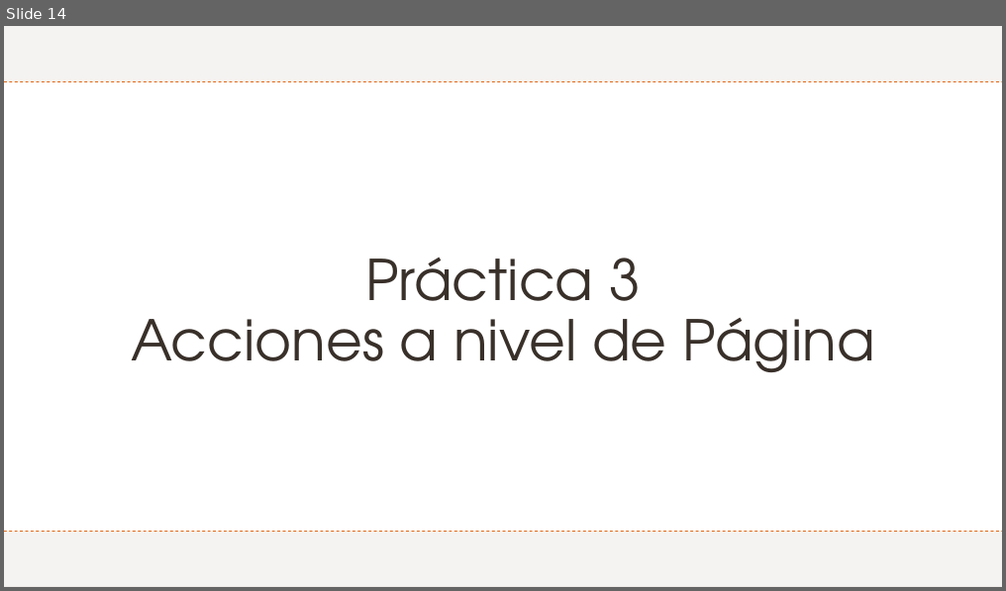
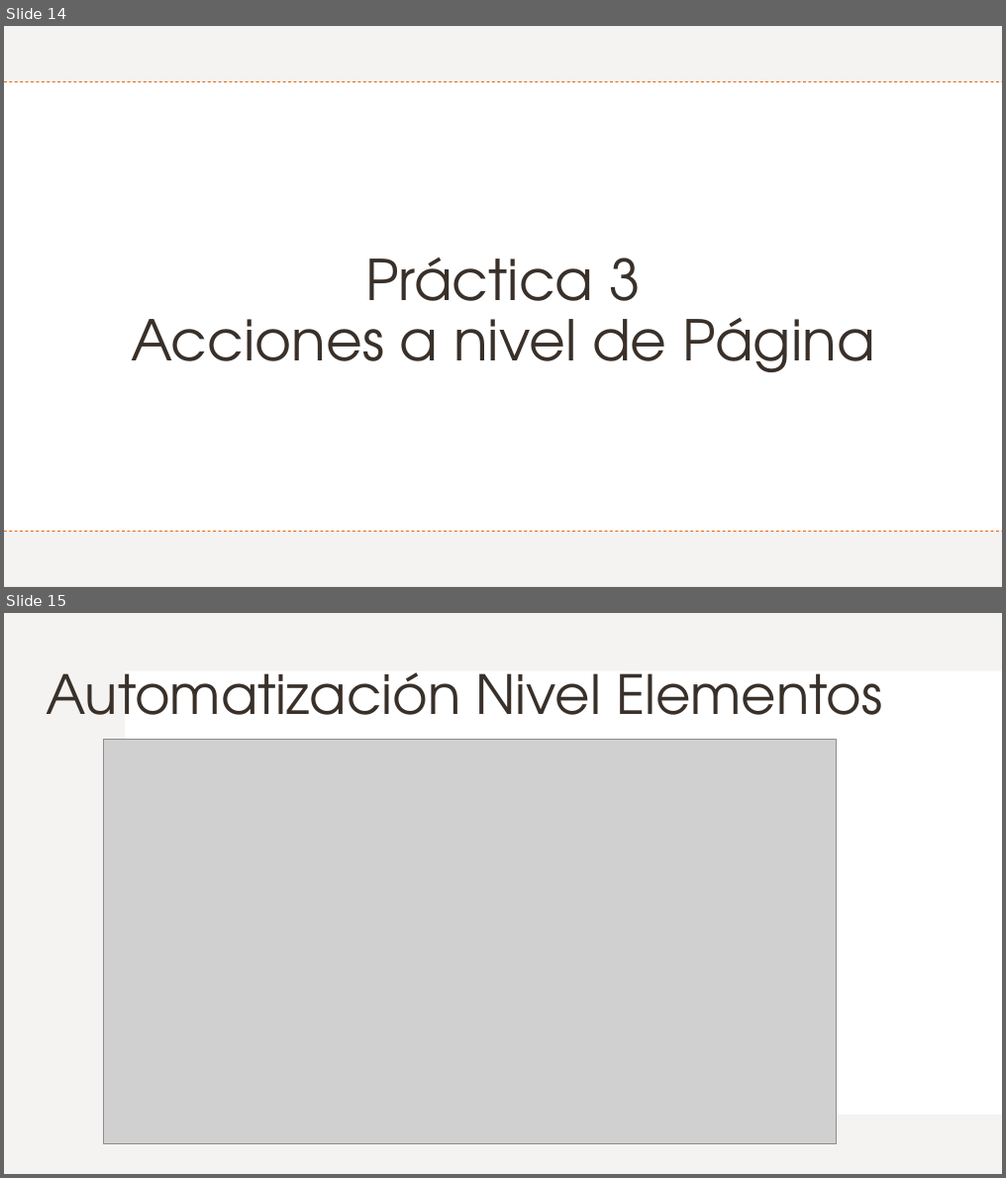
Before and after one commit to Charris1904/automation-qa-sessions, a slide deck: files/4. Selenium.pptx. Shown one above the other, each under a label of ours: slide 14 before the commit, slides 14 and 15 after it. The pictures are 1006x591 and 1006x1178 pixels, drawn with LibreOffice and Linux fonts; fonts in the diff are those of the drawing; grey boxes stand for pictures. Boxes give left, top, right and bottom in pixels: in the first picture for what was removed or moved away, otherwise in the second. Text is boxed around its words. In the diff, an @@ line names an element or a change of style, - is before the commit and + after.

```diff
--- a/files/4. Selenium.pptx
+++ b/files/4. Selenium.pptx
@@ slide 15 added at <box>4,613,1002,1174</box>, background #FFFFFF; not listed: 1 template element that a slide beside it also shows @@
@@ rectangle added at <box>126,671,1002,1115</box>, fill #FFFFFF @@
@@ title added at <box>46,672,883,715</box>, 52 pt, text #39302A @@
+Automatización Nivel Elementos
@@ picture added at <box>104,740,837,1146</box> @@
```
Also in this commit, not shown: 4 other slides added.
